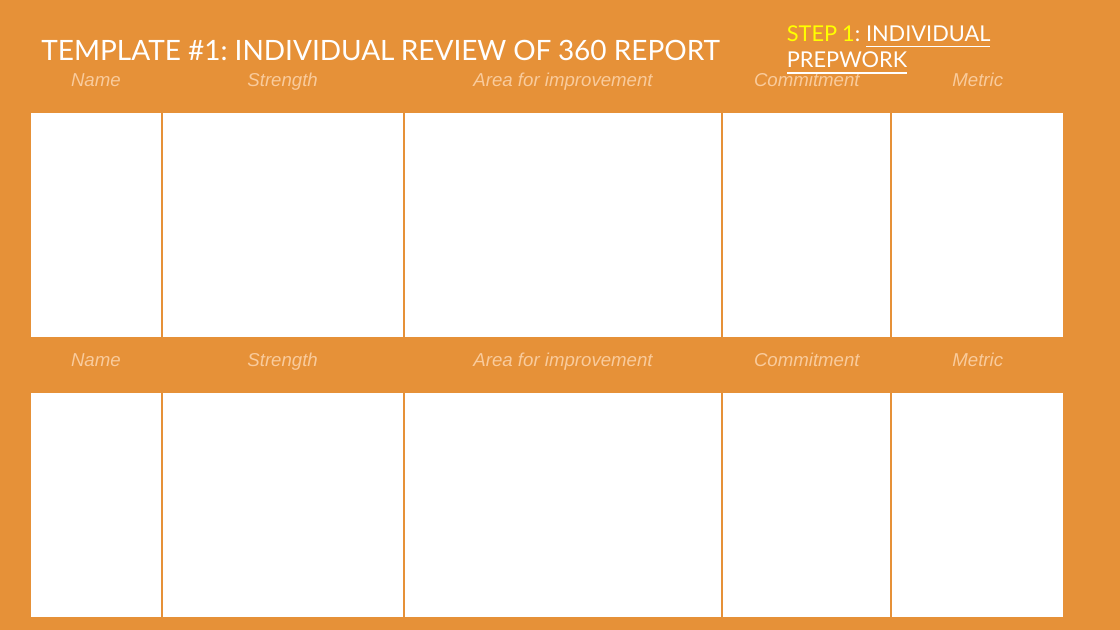
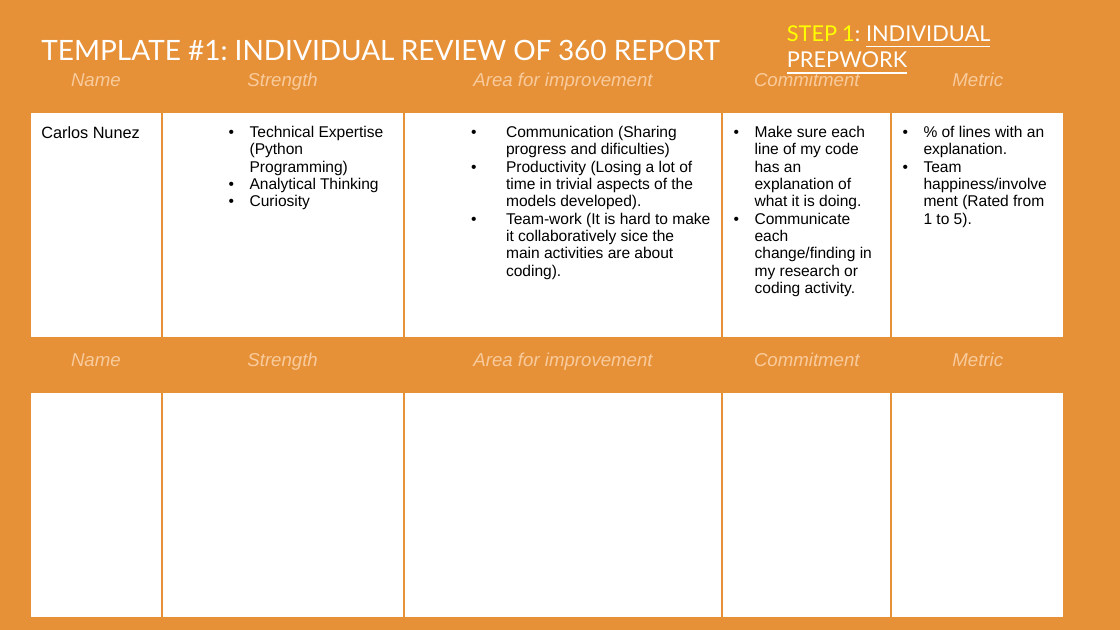
Before and after one commit to carlosnunezc94/Fire_Technologies, a slide deck: slide 8 of ENGIN_270K_Coaching/Module_1/E270K_Module_1.pptx. Drawn at 1120x630 pixels with LibreOffice and Linux fonts; fonts in the diff are those of the drawing. Boxes give left, top, right and bottom in pixels: in the first picture for what was removed or moved away, otherwise in the second. Text is boxed around its words. In the diff, an @@ line names an element or a change of style, - is before the commit and + after.

Commit message:
Changes in individual work

```diff
--- a/ENGIN_270K_Coaching/Module_1/E270K_Module_1.pptx
+++ b/ENGIN_270K_Coaching/Module_1/E270K_Module_1.pptx
@@ table at <box>30,58,1063,338</box> @@
-row 2:  |  |  |  | 
+row 2: Carlos Nunez | Technical Expertise (Python Programming) / Analytical Thinking / Curiosity | Communication (Sharing progress and dificulties) / Productivity (Losing a lot of time in trivial aspects of the models developed). / Team-work (It is hard to make it collaboratively sice the main activities are about coding). | Make sure each line of my code has an explanation of what it is doing. / Communicate each change/finding in my research or coding activity. | % of lines with an explanation. / Team happiness/involvement (Rated from 1 to 5).
```
